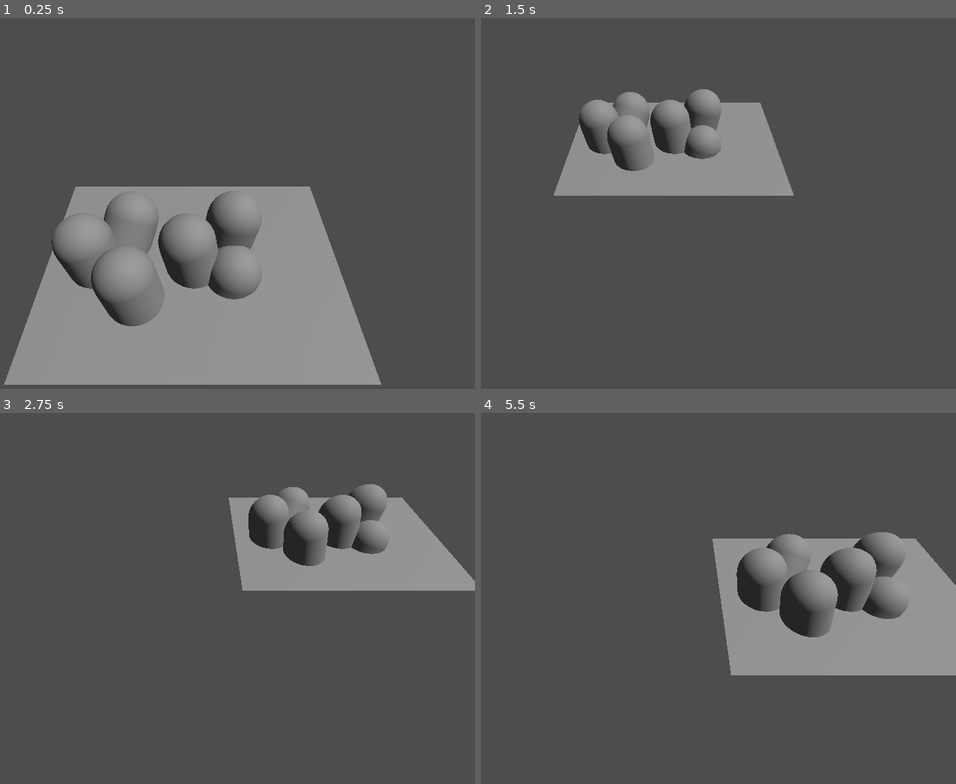
Above: before the commit, frames 1-4 (two rows, left to right).
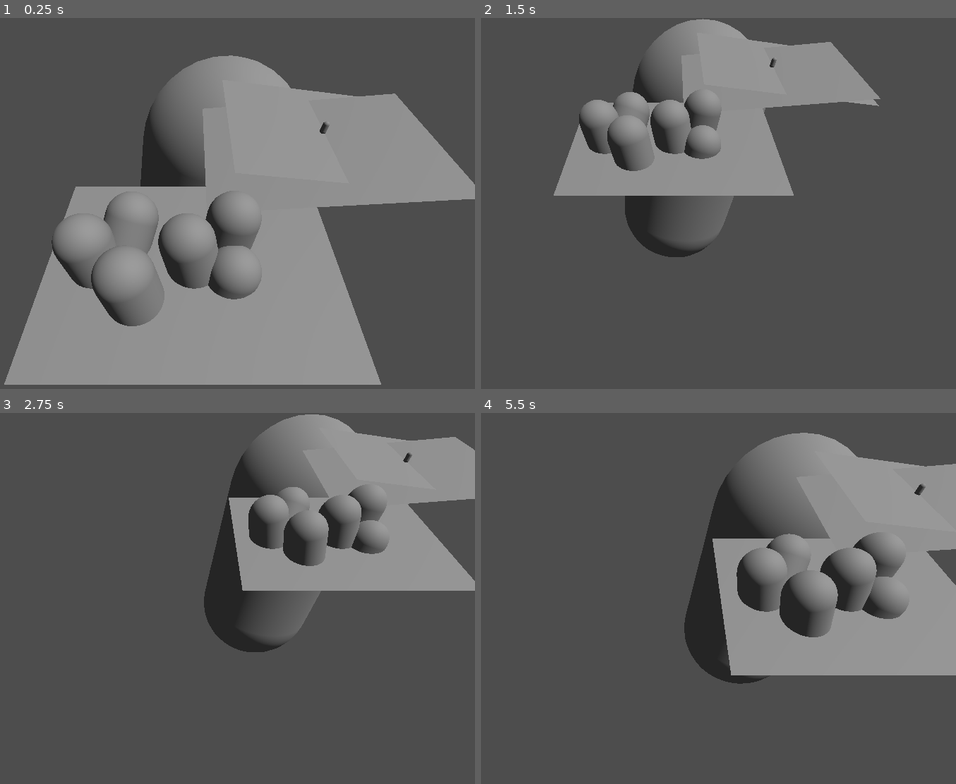
Above: after the commit, the same moments.

Repository: EarendelGames/tactical-rpg
Game: Godot game, scene res://test/depth_shader/art_tests.tscn
Same seed, same stepped clock (60 frames per second), same inputs: the game is played once before the commit and once after it.
Inputs (mouse positions are in pixels of both pictures, inside the frame that each line leads up to):
- Up to frame 1 (0.25 s): no input
- Up to frame 2 (1.5 s): tap Enter (ui_accept) at 0.5, 0.77 s; move the mouse to (799, 207) at 0.52 s; hold S (camera_move_backward) 0.53-1.28 s; click (799, 207) at 0.67 s; move the mouse to (561, 251) at 1.27 s; tap W (camera_move_forward) at 1.35 s; click (561, 251) at 1.42 s
- Up to frame 3 (2.75 s): tap Enter (ui_accept) at 1.52, 2 s; move the mouse to (247, 531) at 2.02 s; hold A (camera_move_left) from 2.03 s (still down); click (247, 531) at 2.17 s
- Up to frame 4 (5.5 s): move the mouse to (647, 709) at 2.77 s; release A (camera_move_left) at 2.78 s; tap D (camera_move_right) at 2.85 s; click (647, 709) at 2.92 s; tap Enter (ui_accept) at 3.02, 3.5, 3.77, 4.25, 4.52, 5 s; move the mouse to (842, 687) at 3.52 s; hold T (end_turn) 3.53-4.28 s; click (842, 687) at 3.67 s; move the mouse to (504, 561) at 4.27 s; tap S (camera_move_backward) at 4.35 s; click (504, 561) at 4.42 s; move the mouse to (704, 624) at 5.02 s; hold W (camera_move_forward) from 5.03 s (still down); click (704, 624) at 5.17 s

The runs differ from the first frame. In frame 1, 17% of the frame differs, in the area x 29-100%, y 10-51%; in frame 2, 8.5%; in frame 3, 10%; in frame 4, 12%.
Error in both runs: Cannot call method 'shader_create_from_spirv' on a null value. (res://compositor_effects/depth_alpha_effect.gd:15)

Commit message:
include normals in outline effect

Diff:
--- a/compositor_effects/highlight_outline_effect.gd
+++ b/compositor_effects/highlight_outline_effect.gd
@@ -10,6 +10,7 @@
 
 var base_texture_sampler := RID()
 var highlighted_texture_sampler := RID()
+var normal_sampler := RID()
 
 #$WorldEnvironment.compositor.compositor_effects[1].base_texture_rd = RenderingServer.texture_get_rd_texture($SubViewportBase.get_texture())
 var base_texture_rd = null
@@ -42,6 +43,11 @@
 	var highlighted_sampler_state := RDSamplerState.new()
 	highlighted_texture_sampler = rd.sampler_create(highlighted_sampler_state)
 
+	var normal_sampler_state := RDSamplerState.new()
+	normal_sampler = rd.sampler_create(normal_sampler_state)
+
+	needs_normal_roughness = true
+	#effect_callback_type = CompositorEffect.EFFECT_CALLBACK_TYPE_POST_OPAQUE
 
 func _render_callback(_callback_type: int, render_data: RenderData) -> void:
 	if base_texture_rd == null or highlighted_texture_rd == null: return
@@ -81,12 +87,15 @@
 	var base_texture_uniform := _texture_sampler_uniform(base_texture_rd, base_texture_sampler, 3)
 	var highlighted_texture_uniform := _texture_sampler_uniform(highlighted_texture_rd, highlighted_texture_sampler, 4)
 
+	var normal_texture_uniform := _texture_sampler_uniform(render_scene_buffers.get_texture("forward_clustered", "normal_roughness"), normal_sampler, 5)
+
 	var bindings: Array[RDUniform] = [
 		parameter_uniform,
 		color_layer_uniform,
 		depth_layer_uniform,
 		base_texture_uniform,
-		highlighted_texture_uniform
+		highlighted_texture_uniform,
+		normal_texture_uniform
 	]
 
 	var uniform_set := rd.uniform_set_create(bindings, shader, 0)
--- a/test/depth_shader/art_tests.tscn
+++ b/test/depth_shader/art_tests.tscn
@@ -37,6 +37,16 @@
 mesh = SubResource("PlaneMesh_jb4b8")
 skeleton = NodePath("../..")
 
+[node name="MeshInstance3D8" type="MeshInstance3D" parent="Objects" unique_id=2100437014]
+transform = Transform3D(0.024726849, -0.22300531, 0.9745036, 0.105247505, 0.9699652, 0.21929617, -0.9941386, 0.09714147, 0.047454953, 2.881729, 0.11833671, 4.8769307)
+mesh = SubResource("PlaneMesh_jb4b8")
+skeleton = NodePath("../..")
+
+[node name="MeshInstance3D9" type="MeshInstance3D" parent="Objects" unique_id=832122175]
+transform = Transform3D(-0.020280356, -0.22345366, 0.9745036, 0.2967255, 0.9294429, 0.21929619, -0.9547475, 0.2936074, 0.047454983, 3.4737284, 0.14896941, 5.4553356)
+mesh = SubResource("PlaneMesh_jb4b8")
+skeleton = NodePath("../..")
+
 [node name="MeshInstance3D2" type="MeshInstance3D" parent="Objects" unique_id=2082093961]
 transform = Transform3D(0.99999994, -1.4901161e-08, 0, -1.4901161e-08, 1, -3.7252903e-09, 0, 1.1175871e-08, 1, 0, 0, 0)
 layers = 1025
@@ -69,6 +79,16 @@
 mesh = SubResource("CapsuleMesh_jb4b8")
 skeleton = NodePath("../..")
 
+[node name="MeshInstance3D10" type="MeshInstance3D" parent="Objects" unique_id=1344652925]
+transform = Transform3D(1.7285764, 0.055520177, -6.1878567, -2.180563, 6.0181055, -0.55514234, 5.791183, 2.2494342, 1.6379485, 7.286522, -4.5580125, 1.6956638)
+mesh = SubResource("CapsuleMesh_jb4b8")
+skeleton = NodePath("../..")
+
+[node name="MeshInstance3D11" type="MeshInstance3D" parent="Objects" unique_id=253067585]
+transform = Transform3D(0.04304625, 0.0013825782, -0.15409447, -0.054301973, 0.1498672, -0.013824575, 0.14421621, 0.05601706, 0.04078936, 3.303519, 0.2971435, 5.221823)
+mesh = SubResource("CapsuleMesh_jb4b8")
+skeleton = NodePath("../..")
+
 [node name="HighlightOutlineEnvironment" type="WorldEnvironment" parent="." unique_id=1461777454]
 environment = SubResource("Environment_f6sct")
 script = ExtResource("2_f6sct")
Not shown, changed: compositor_effects/highlight_outline.glsl
